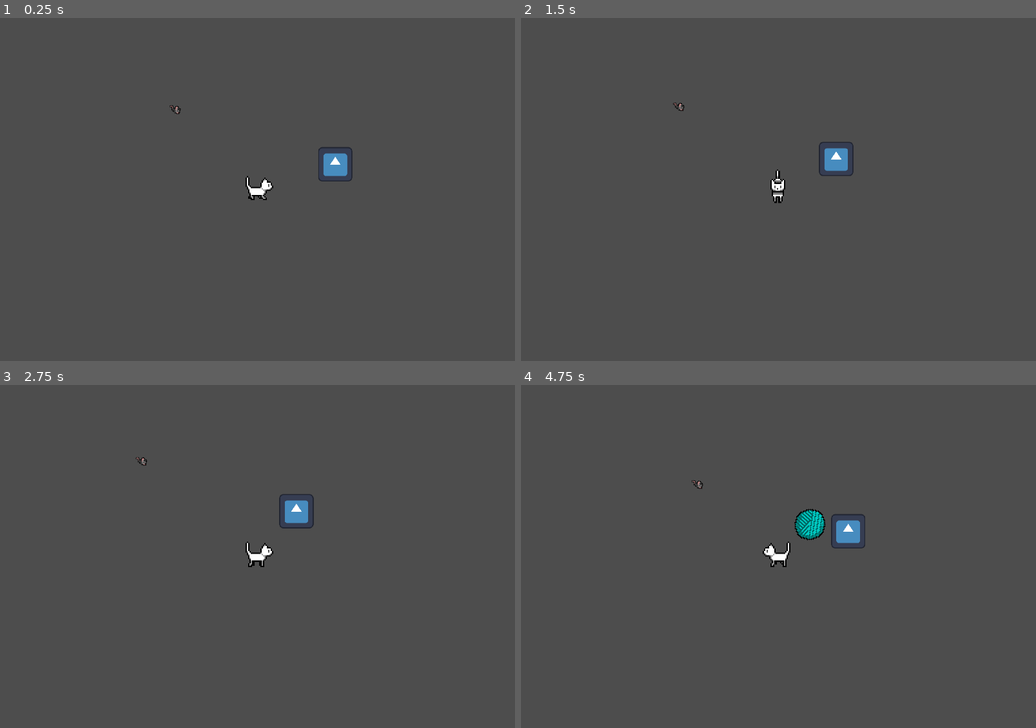
Above: before the commit, frames 1-4 (two rows, left to right).
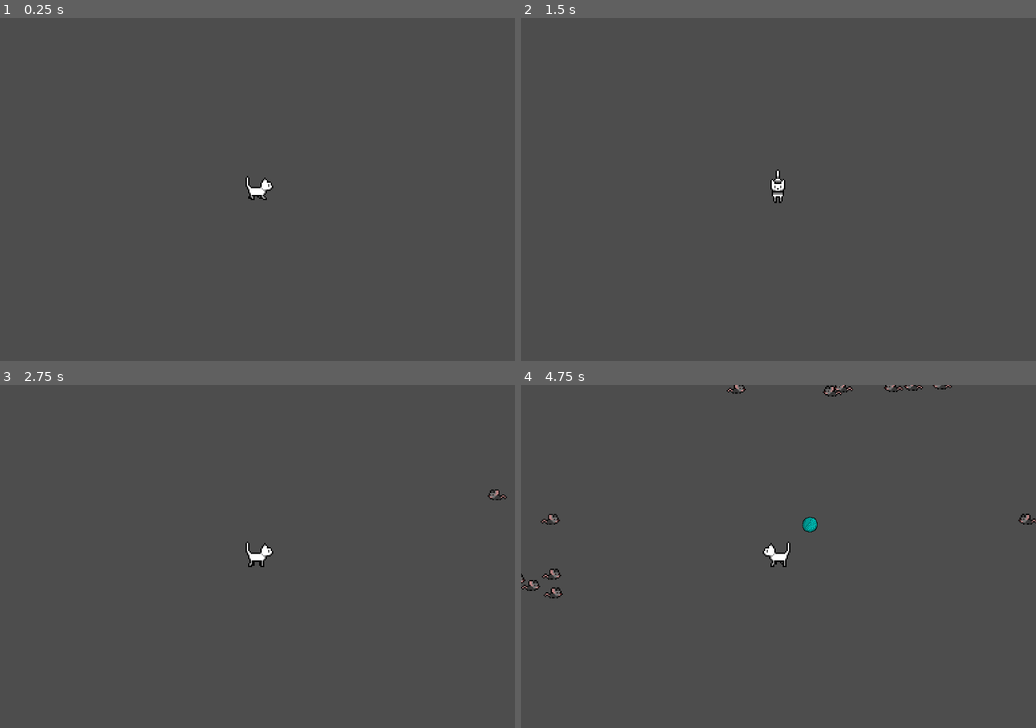
Above: after the commit, the same moments.

Repository: Liska2525/meow
Game: Godot game, scene res://main.tscn
Same seed, same stepped clock (60 frames per second), same inputs: the game is played once before the commit and once after it. The engine's default icon, where the game draws it, is replaced by a stand-in: a white triangle on a blue panel in a dark square.
Inputs:
- Up to frame 1 (0.25 s): no input
- Up to frame 2 (1.5 s): tap Enter at 0.5 s; hold Right (move_right) 0.53-1.28 s; hold Down (move_down) from 1.28 s (still down)
- Up to frame 3 (2.75 s): release Down (move_down) at 2.03 s; hold Right (move_right) from 2.03 s (still down)
- Up to frame 4 (4.75 s): release Right (move_right) at 2.78 s; hold Up (move_up) 2.78-3.53 s; hold Left (move_left) from 3.53 s (still down)

The runs differ from the first frame. In frame 1, 0.4% of the frame differs, in the area x 32-69%, y 25-53%; in frame 2, 0.4%; in frame 3, 0.5%; in frame 4, 1.4%, in the area x 0-100%, y 0-63%.

Commit message:
made enemies working

Diff:
--- a/Scenes/mouse.tscn
+++ b/Scenes/mouse.tscn
@@ -7,15 +7,16 @@
 size = Vector2(48, 27)
 
 [node name="Mouse" type="CharacterBody2D"]
+scale = Vector2(1.5, 1.5)
 collision_layer = 128
 collision_mask = 128
 script = ExtResource("1_3ber4")
 
 [node name="CollisionShape2D" type="CollisionShape2D" parent="."]
+position = Vector2(0, 11)
 shape = SubResource("RectangleShape2D_w3dyj")
 
 [node name="Sprite2D" type="Sprite2D" parent="."]
 texture_filter = 1
-position = Vector2(0, -10)
 scale = Vector2(3, 3)
 texture = ExtResource("1_dev0r")
--- a/Scenes/wool.tscn
+++ b/Scenes/wool.tscn
@@ -7,6 +7,7 @@
 radius = 60.0333
 
 [node name="Wool" type="Node2D"]
+scale = Vector2(0.5, 0.5)
 script = ExtResource("1_cytun")
 
 [node name="Sprite2D" type="Sprite2D" parent="."]
--- a/Scripts/cat.gd
+++ b/Scripts/cat.gd
@@ -44,6 +44,7 @@
 	else:
 		$AnimatedSprite2D.stop()
 	position += velocity * delta
+	Global.camerapos = self.global_position
 
 
 func _on_sit_timer_timeout() -> void:
--- a/Scripts/enemyspawner.gd
+++ b/Scripts/enemyspawner.gd
@@ -1,5 +1,8 @@
 extends Node2D
+
+var mouse = preload("res://Scenes/mouse.tscn")
 
 
 func _on_spawn_timer_timeout() -> void:
-	pass
+	var instance = mouse.instantiate()
+	add_child(instance)
--- a/Scripts/mouse.gd
+++ b/Scripts/mouse.gd
@@ -1,16 +1,27 @@
 extends CharacterBody2D
 
-@export var speed = 10
+@export var speed = 40
 var direction
-@export var hp = 100
+@export var hp = 10
+
+func _ready() -> void:
+	var camerapos = Global.camerapos
+	match  randi_range(1,4):
+		1:
+			self.position = Vector2(randi_range(camerapos.x - 1000,camerapos.x + 1000),camerapos.y-800)
+		2:
+			self.position = Vector2(randi_range(camerapos.x - 1000,camerapos.x + 1000),camerapos.y+800)
+		3:
+			self.position = Vector2(camerapos.x - 1000,randi_range(camerapos.y-800,camerapos.y+800))
+		4:
+			self.position = Vector2(camerapos.x + 1000,randi_range(camerapos.y-800,camerapos.y+800))
 
 func _physics_process(delta: float) -> void:
-	print($Sprite2D.rotation_degrees)
 	direction = (get_parent().get_parent().get_node("Cat").position - self.position).normalized()
-	$Sprite2D.rotation = get_angle_to(get_parent().get_parent().get_node("Cat").position)
-	if $Sprite2D.rotation_degrees > 90:
-		$Sprite2D.rotation = get_angle_to(get_parent().get_parent().get_node("Cat").position) - PI/2
-		$Sprite2D.flip_v = true
+	if direction.x < 0:
+		$Sprite2D.flip_h = true
+	else:
+		$Sprite2D.flip_h = false
 	position += direction * speed * delta
 	if hp <= 0:
 		self.queue_free()
--- a/Scripts/wool.gd
+++ b/Scripts/wool.gd
@@ -1,7 +1,7 @@
 extends Node2D
 
 @export var speed = 100
-@export var damage = 0.1
+@export var damage = 100
 var destination
 
 func _ready() -> void:
@@ -14,7 +14,7 @@
 	self.rotation += PI/100 * speed * delta
 	for enemy in $Area2D.get_overlapping_bodies():
 			enemy.hp -= damage * delta
-			print(damage * delta)
+
 
 func _on_ttl_timeout() -> void:
 	self.queue_free()
--- /dev/null
+++ b/global.gd
@@ -0,0 +1,3 @@
+extends Node
+
+var camerapos = Vector2.ZERO
--- a/main.tscn
+++ b/main.tscn
@@ -1,11 +1,9 @@
-[gd_scene load_steps=32 format=3 uid="uid://weslxv1dhgyw"]
+[gd_scene load_steps=30 format=3 uid="uid://weslxv1dhgyw"]
 
 [ext_resource type="Script" uid="uid://df3aiqh4kfkkn" path="res://Scripts/cat.gd" id="1_gi6gy"]
 [ext_resource type="Script" uid="uid://dl8o2drh2mqb3" path="res://Scripts/enemyspawner.gd" id="2_2cqfq"]
 [ext_resource type="SpriteFrames" uid="uid://te1fyn3motjs" path="res://Assets/Animations/gameboy1.tres" id="2_rgm8j"]
 [ext_resource type="Script" uid="uid://cve7qr218uar1" path="res://Scripts/woolspawner.gd" id="3_8qimd"]
-[ext_resource type="Texture2D" uid="uid://bgspmh52n3blj" path="res://icon.svg" id="3_0810q"]
-[ext_resource type="PackedScene" uid="uid://4dwinbqylqwd" path="res://Scenes/mouse.tscn" id="3_yaehf"]
 [ext_resource type="Script" uid="uid://b3pf2dftvbcqx" path="res://Scripts/claws.gd" id="4_ycdy4"]
 [ext_resource type="Texture2D" uid="uid://dmqru7dglflb2" path="res://Assets/Attacks/Claws/CS001.png" id="5_w48qg"]
 [ext_resource type="Texture2D" uid="uid://b3nqqyxsrahtw" path="res://Assets/Attacks/Claws/CS002.png" id="6_vivmo"]
@@ -145,11 +143,10 @@
 script = ExtResource("2_2cqfq")
 
 [node name="SpawnTimer" type="Timer" parent="Enemies"]
-
-[node name="Mouse" parent="Enemies" instance=ExtResource("3_yaehf")]
+wait_time = 0.2
+autostart = true
 
 [node name="Cat" type="Node2D" parent="."]
-position = Vector2(300, 300)
 script = ExtResource("1_gi6gy")
 
 [node name="CharacterBody2D" type="CharacterBody2D" parent="Cat"]
@@ -210,15 +207,11 @@
 position = Vector2(100, -101)
 scale = Vector2(5, 5)
 sprite_frames = SubResource("SpriteFrames_1u8w0")
-speed_scale = 2.0
+speed_scale = 4.0
 
 [node name="SpawnTimer" type="Timer" parent="Cat/Meow"]
-wait_time = 15.0
-
-[node name="Sprite2D" type="Sprite2D" parent="."]
-texture_filter = 1
-position = Vector2(590, 206)
-texture = ExtResource("3_0810q")
+wait_time = 30.0
+autostart = true
 
 [connection signal="timeout" from="Attacks/Wool/SpawnTimer" to="Attacks/Wool" method="_on_spawn_timer_timeout"]
 [connection signal="timeout" from="Enemies/SpawnTimer" to="Enemies" method="_on_spawn_timer_timeout"]
--- a/project.godot
+++ b/project.godot
@@ -14,6 +14,10 @@
 run/main_scene="res://main.tscn"
 config/features=PackedStringArray("4.4", "Forward Plus")
 config/icon="res://icon.svg"
+
+[autoload]
+
+Global="*res://global.gd"
 
 [display]
 
Not shown, added: global.gd.uid
